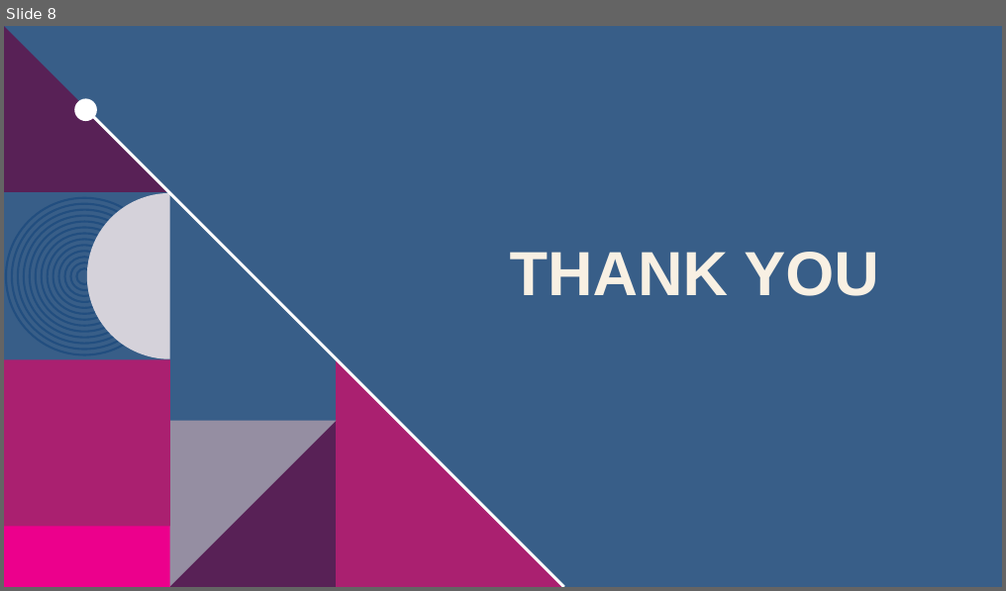
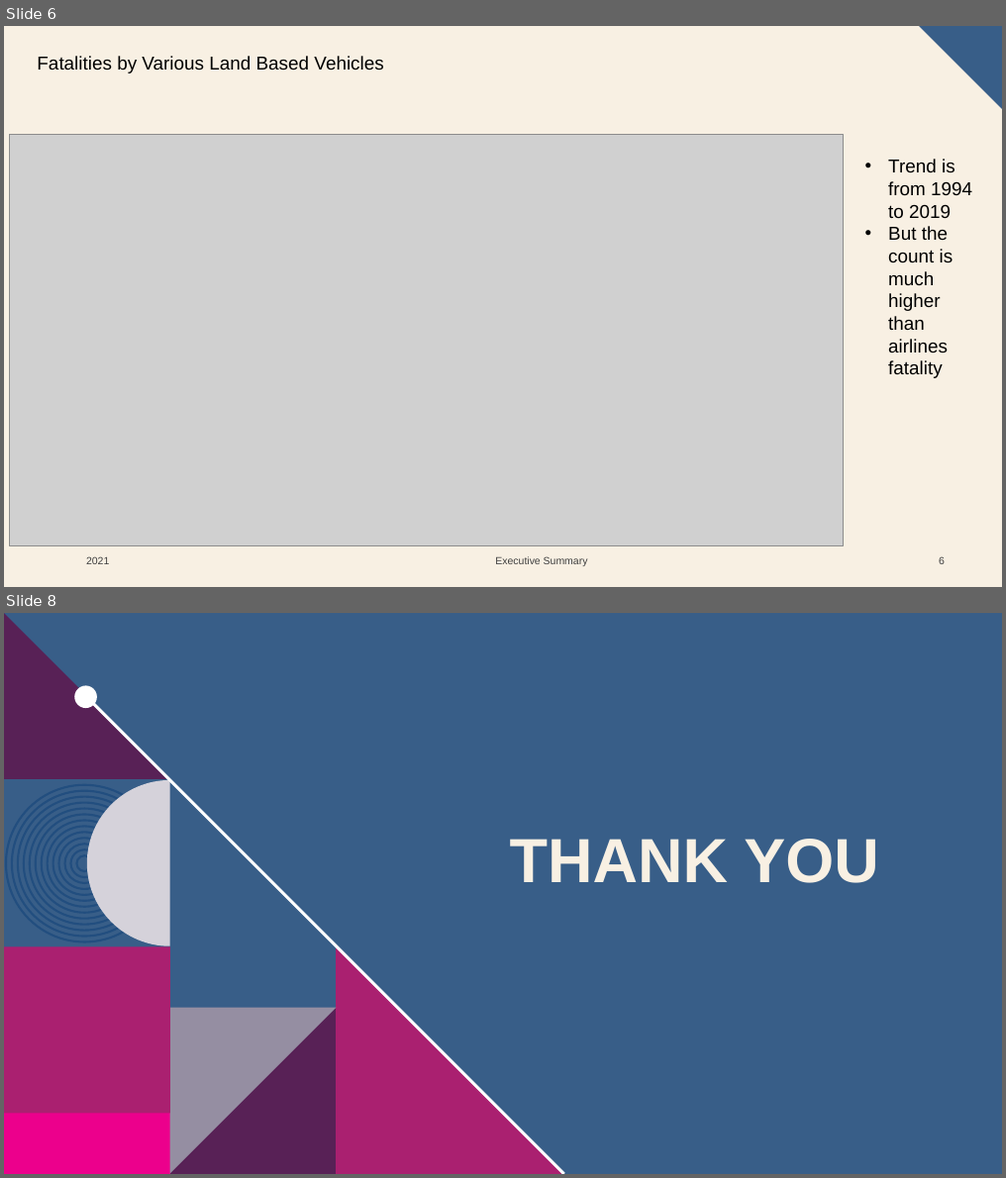
Before and after one commit to samantoz/dsc640-data_presentation, a slide deck: term_project/Executive Summary.pptx. Shown one above the other, each under a label of ours: slide 8 before the commit, slides 6 and 8 after it; the slides between them are not shown. The pictures are 1006x591 and 1006x1178 pixels, drawn with LibreOffice and Linux fonts; fonts in the diff are those of the drawing; grey boxes stand for pictures; background and template pictures are left out. Boxes give left, top, right and bottom in pixels: in the first picture for what was removed or moved away, otherwise in the second. Text is boxed around its words. In the diff, an @@ line names an element or a change of style, - is before the commit and + after.

```diff
--- a/term_project/Executive Summary.pptx
+++ b/term_project/Executive Summary.pptx
@@ slide 6 added at [4,26,1002,587], background #F8F0E3 @@
@@ freeform shape added at [919,26,1002,109], fill #385E88 @@
@@ text added at [37,56,383,74], 18 pt, text #000000 @@
+Fatalities by Various Land Based Vehicles
@@ picture added at [9,135,844,547] @@
@@ text added at [888,159,972,378], 18 pt, text #000000 @@
+• Trend is from 1994 to 2019
+• But the count is much higher than airlines fatality
@@ text added at [86,557,109,565], 10 pt, text #404040 @@
+2021
@@ text added at [495,557,588,567], 10 pt, text #404040 @@
+Executive Summary
@@ page number added at [939,557,944,565], 10 pt, text #404040 @@
+6
```
Also in this commit, not shown: 3 slides changed, 1 other slide added, 2 slides removed, 5 other files.
